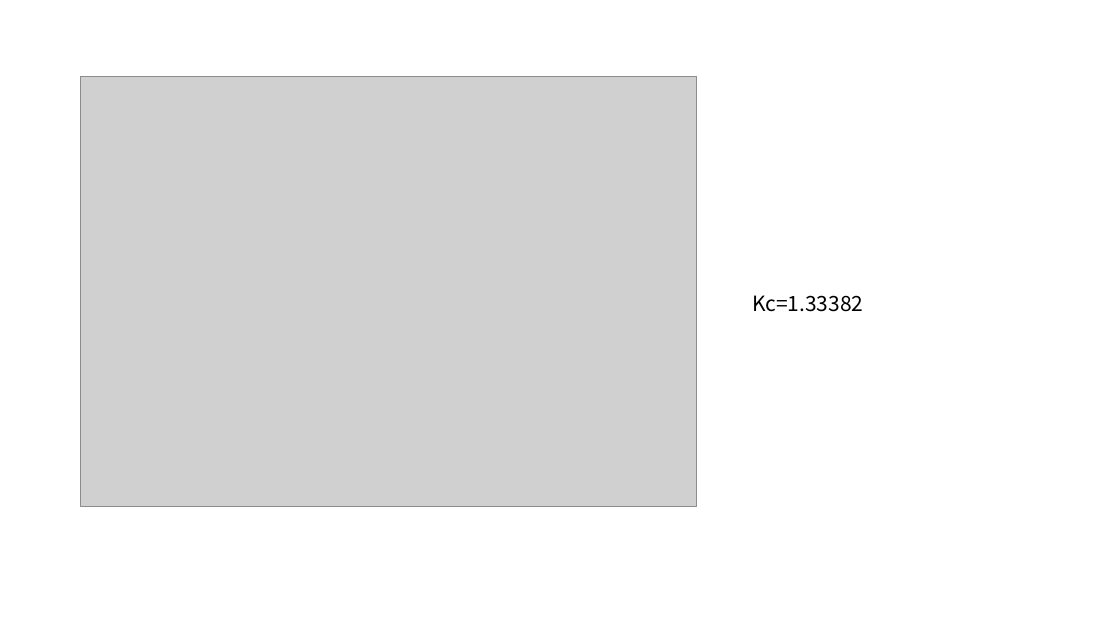
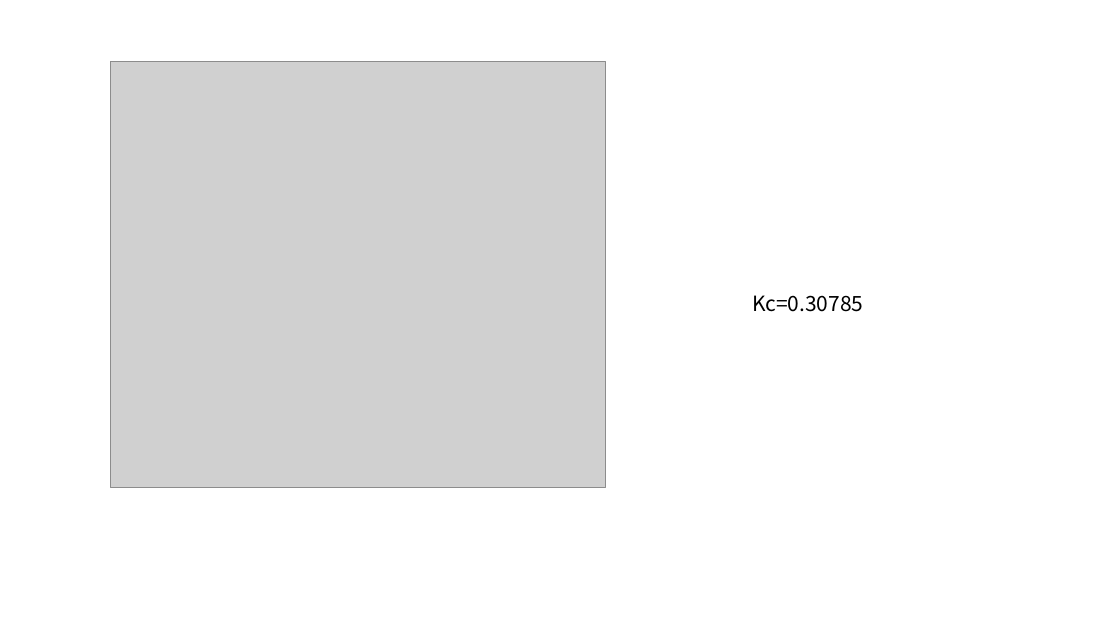
Before and after one commit to QuantumLiquids/SSH-Hubbard, a slide deck: slide 3 of note/SSH-Hubbard-Note6.pptx. Drawn at 1120x630 pixels with LibreOffice and Linux fonts; fonts in the diff are those of the drawing; grey boxes stand for pictures. Boxes give left, top, right and bottom in pixels: in the first picture for what was removed or moved away, otherwise in the second. Text is boxed around its words. In the diff, an @@ line names an element or a change of style, - is before the commit and + after.

```diff
--- a/note/SSH-Hubbard-Note6.pptx
+++ b/note/SSH-Hubbard-Note6.pptx
@@ picture resized from (x1=81, y1=77, x2=697, y2=507) to (x1=110, y1=61, x2=606, y2=487) @@
@@ text at (x1=752, y1=295, x2=863, y2=312): text changed @@
-Kc=1.33382
+Kc=0.30785
```
Also in this commit, not shown: 3 other slides changed, 1 slide added, 1 slide removed, 13 other files.
